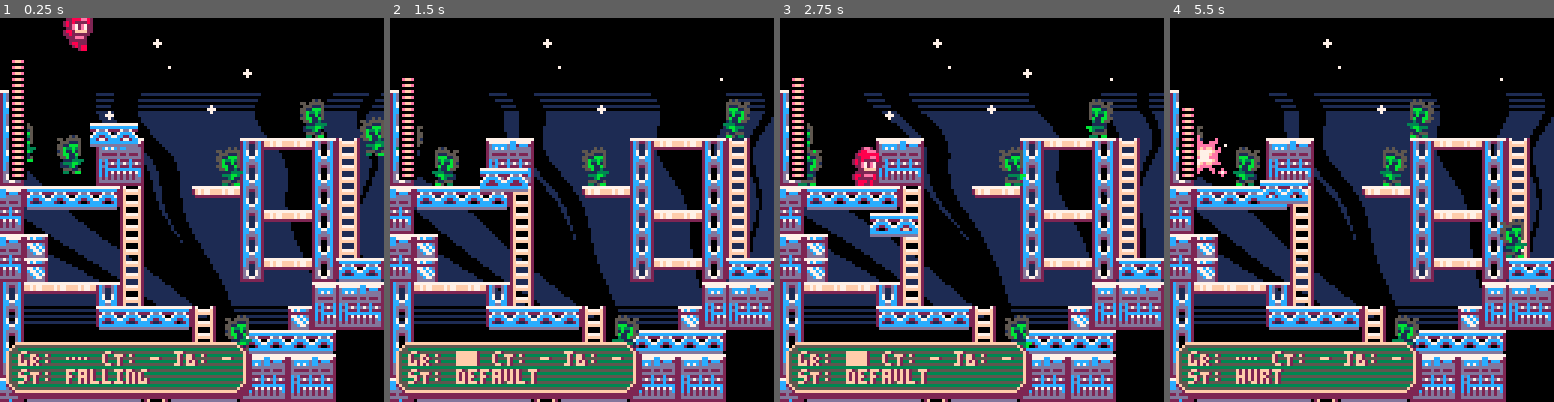
Above: before the commit, frames 1-4 (left to right).
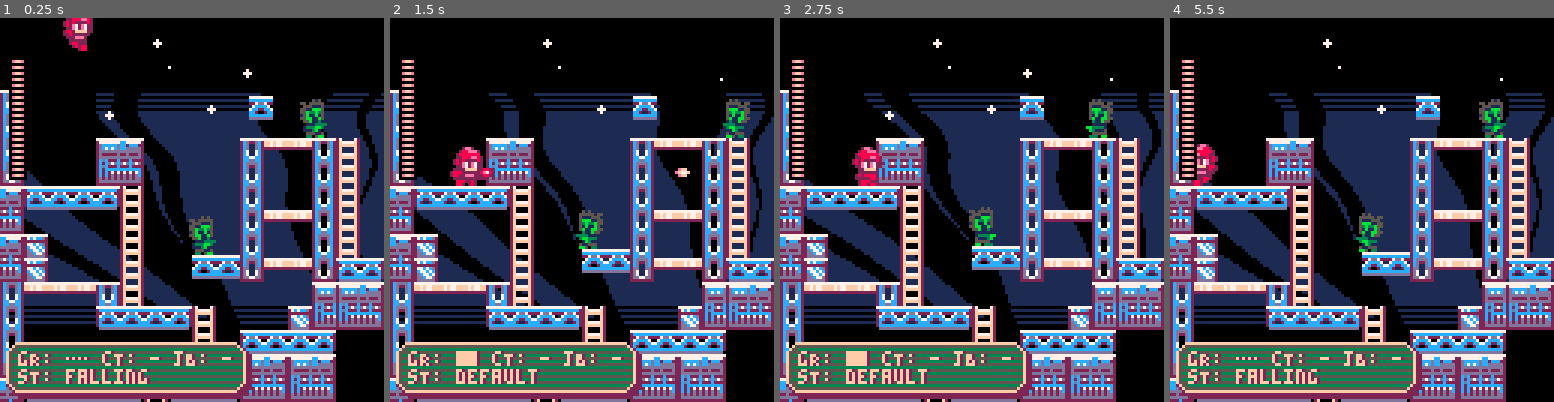
Above: after the commit, the same moments.

Repository: whckmstrjck/picoboy
Game: PICO-8 cartridge picoboy.p8
Two runs of this game, one before a commit and one after it. Both use one fixed random seed, a clock stepped at 60 frames per second and the inputs below.
Inputs:
- Up to frame 1 (0.25 s): no input
- Up to frame 2 (1.5 s): tap X (X key) at 0.33, 1.07 s; tap O (Z key) at 0.7 s
- Up to frame 3 (2.75 s): hold Right 1.6-2.1 s; tap O (Z key) at 1.7, 2.1, 2.5 s; tap X (X key) at 1.85 s; hold Up 2.15-2.42 s; hold Right from 2.47 s (still down)
- Up to frame 4 (5.5 s): tap O (Z key) every 0.4 s from 2.9 to 5.3 s; tap X (X key) at 2.97, 4.08, 5.2 s; release Right at 3.03 s; hold Left 3.08-3.58 s; hold Down 3.63-3.97 s; hold Right 4.02-4.68 s; hold Up 4.73-5.03 s; hold Left from 5.08 s (still down)

The runs differ from the first frame. In frame 1, 4.4% of the frame differs, in the area x 7-100%, y 20-87%; in frame 2, 4.7%; in frame 3, 3.9%; in frame 4, 6.5%, in the area x 1-93%, y 10-96%.

Commit message:
Refactor platform initialization and update logic for improved functionality

Diff:
--- a/lua/_draw.lua
+++ b/lua/_draw.lua
@@ -5,10 +5,10 @@
 
   cam:update()
   map()
-
   for platform in all(platforms) do
     platform:draw()
   end
+
   for enemy in all(enemies) do
     enemy:draw()
   end
--- a/lua/_init.lua
+++ b/lua/_init.lua
@@ -6,19 +6,21 @@
     y = -30
   })
 
-  platforms = { Platform:new({ x = 30, y = 16, moving = true }) }
+  platforms = {
+    Platform:new({ x = 64, y = 60, width = 16, moving = true }),
+    Platform:new({ x = 80, y = 10, width = 8, direction = 'horizontal', moving = true })
+  }
   -- platforms = {}
   enemies = {}
   particles = {}
 
-  for i = 1, 5 do
-    add(
-      enemies, LilBot:new({
-        x = rnd(140),
-        y = rnd(120)
-      })
-    )
-  end
+  add(
+    enemies, LilBot:new({
+      x = 64,
+      y = 40
+    })
+  )
+
   add(
     enemies, LilBot:new({
       x = 100,
--- a/lua/_update60.lua
+++ b/lua/_update60.lua
@@ -1,12 +1,14 @@
 function _update60()
+  player:update()
+  for enemy in all(enemies) do
+    enemy:update()
+  end
+
   for platform in all(platforms) do
     platform:update()
   end
-  for enemy in all(enemies) do
-    enemy:update()
-  end
+
   for particle in all(particles) do
     particle:update()
   end
-  player:update()
 end
--- a/lua/classes/enemies/lil-bot.lua
+++ b/lua/classes/enemies/lil-bot.lua
@@ -42,6 +42,7 @@
     y += vy
   end,
   check_edge = function(_ENV)
+    -- must also work with platforms
     local cel_x = flr((x + (flipped and -2 or (width + 1))) / 8)
     local cel_y = flr((y + height + 2) / 8)
 
--- a/lua/classes/platform.lua
+++ b/lua/classes/platform.lua
@@ -2,20 +2,69 @@
   type = 'solid', -- solid, semisolid
   moving = false,
   direction = 'vertical', -- horizontal, vertical
+  max_pos = 0,
+  min_pos = 0,
   width = 16,
   height = 8,
   actors = {},
-  speed = .2,
-  range = 30,
+  speed = .24,
+  range = 10,
   dir = 1,
+  new = function(_ENV, tbl)
+    tbl = tbl or {}
+
+    if (tbl.direction or direction) == 'vertical' then
+      tbl.max_pos = tbl.y + (tbl.range or range) * (tbl.dir or dir)
+      tbl.min_pos = tbl.y
+    else
+      tbl.max_pos = tbl.x + (tbl.range or range) * (tbl.dir or dir)
+      tbl.min_pos = tbl.x
+    end
+
+    return setmetatable(
+      tbl, {
+        __index = _ENV
+      }
+    )
+  end,
+  try_push_actor = function(_ENV, pushed_actor, amount)
+    for actor in all(actors) do
+      if actor == pushed_actor then return end
+    end
+    if cam:out_of_bounds(_ENV) then return end
+    if not collide_other(_ENV, pushed_actor) then return end
+
+    if direction == 'vertical' then
+      log('pushhh')
+      if (dir < 0 and y > (pushed_actor.y + pushed_actor.height)) or (dir > 0 and (y + height) < pushed_actor.y) then
+        log(y)
+        log(pushed_actor.y + pushed_actor.height)
+        log('---')
+        pushed_actor.y = pushed_actor.y + amount
+      end
+    else
+      if (dir < 0 and x < (pushed_actor.x + pushed_actor.width))
+          or (dir > 0 and (x + width) > pushed_actor.x) then
+        pushed_actor.x = pushed_actor.x + amount
+      end
+    end
+  end,
   update = function(_ENV)
     if not moving then return end
 
     local move_amount = speed * dir
+
     if direction == 'vertical' then
       y = y + move_amount
+      if y > max_pos or y < min_pos then dir = dir * -1 end
     else
       x = x + move_amount
+      if x > max_pos or x < min_pos then dir = dir * -1 end
+    end
+
+    try_push_actor(_ENV, G.player, move_amount)
+    for enemy in all(G.enemies) do
+      try_push_actor(_ENV, enemy, move_amount)
     end
 
     for actor in all(actors) do
@@ -29,13 +78,9 @@
     end
 
     actors = {}
-
-    if y > 60 then dir = -1 end
-    if y < 20 then dir = 1 end
   end,
   draw = function(_ENV)
     for i = 0, width - 8, 8 do
-      log(i)
       spr(130, x + i, y)
     end
     -- rectfill(x, y, x + width - 1, y + height - 1, 5)
--- a/lua/classes/player/player.lua
+++ b/lua/classes/player/player.lua
@@ -7,7 +7,6 @@
   ir = nil, -- true, false
   io = nil, -- down, held, up
   ix = nil, -- down, held, up
-
 
   width = 5,
   height = 11,
@@ -389,7 +388,7 @@
     elseif state == 'jumping' then
       spr_id = 10
     else
-      if vx != 0 then
+      if il or ir then
         spr_id = 2
         spr_id += flr((t() * 8 % 3 + 1)) * 2
       end
--- a/picoboy.p8
+++ b/picoboy.p8
@@ -1,5 +1,5 @@
 pico-8 cartridge // http://www.pico-8.com
-version 42
+version 43
 __lua__
 #include lua/_init.lua
 #include lua/_update60.lua
@@ -261,7 +261,7 @@
 90000000000000000000000000000000000000b3b30000000000000000000000000000000000000000000000000000000000000000000000000000000000000000000000000000000000000000000000000000000000000000000000000000000000000000000000000000000000000000000000000000000000000000000000
 9000000091920000000080b1b1809300000000b3b3b300000000000000000000000000000000000000000000000000000000000000000000000000000000000000000000000000000000000000000000000000000000000000000000000000000000000000000000000000000000000000000000000000000000000000000000
 a0000000a1a20000000090000090a300000000b3b3b300000000000000000000000000000000000000000000000000000000000000000000000000000000000000000000000000000000000000000000000000000000000000000000000000000000000000000000000000000000000000000000000000000000000000000000
-9281828283930000b0b190000090a300000000b3b3b300000000000000000000000000000000000000000000000000000000000000000000000000000000000000000000000000000000000000000000000000000000000000000000000000000000000000000000000000000000000000000000000000000000000000000000
+9281828283930000000090000090a300000000b3b3b300000000000000000000000000000000000000000000000000000000000000000000000000000000000000000000000000000000000000000000000000000000000000000000000000000000000000000000000000000000000000000000000000000000000000000000
 a200000000a30000000090b1b190a300000000b3b3b300000000000000000000000000000000000000000000000000000000000000000000000000000000000000000000000000000000000000000000000000000000000000000000000000000000000000000000000000000000000000000000000000000000000000000000
 92b3000000a30000000090000090a3000000b3b3919200000000000000000000000000000000000000000000000000000000000000000000000000000000000000000000000000000000000000000000000000000000000000000000000000000000000000000000000000000000000000000000000000000000000000000000
 a2b3000000a300000000a0b1b1a08183b1818380a1a200000000000000000000000000000000000000000000000000000000000000000000000000000000000000000000000000000000000000000000000000000000000000000000000000000000000000000000000000000000000000000000000000000000000000000000
